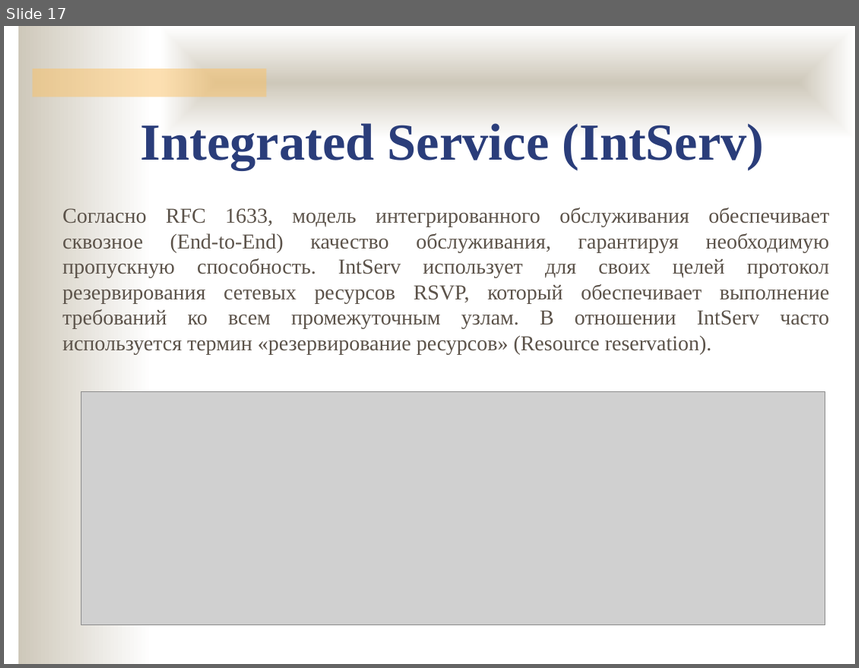
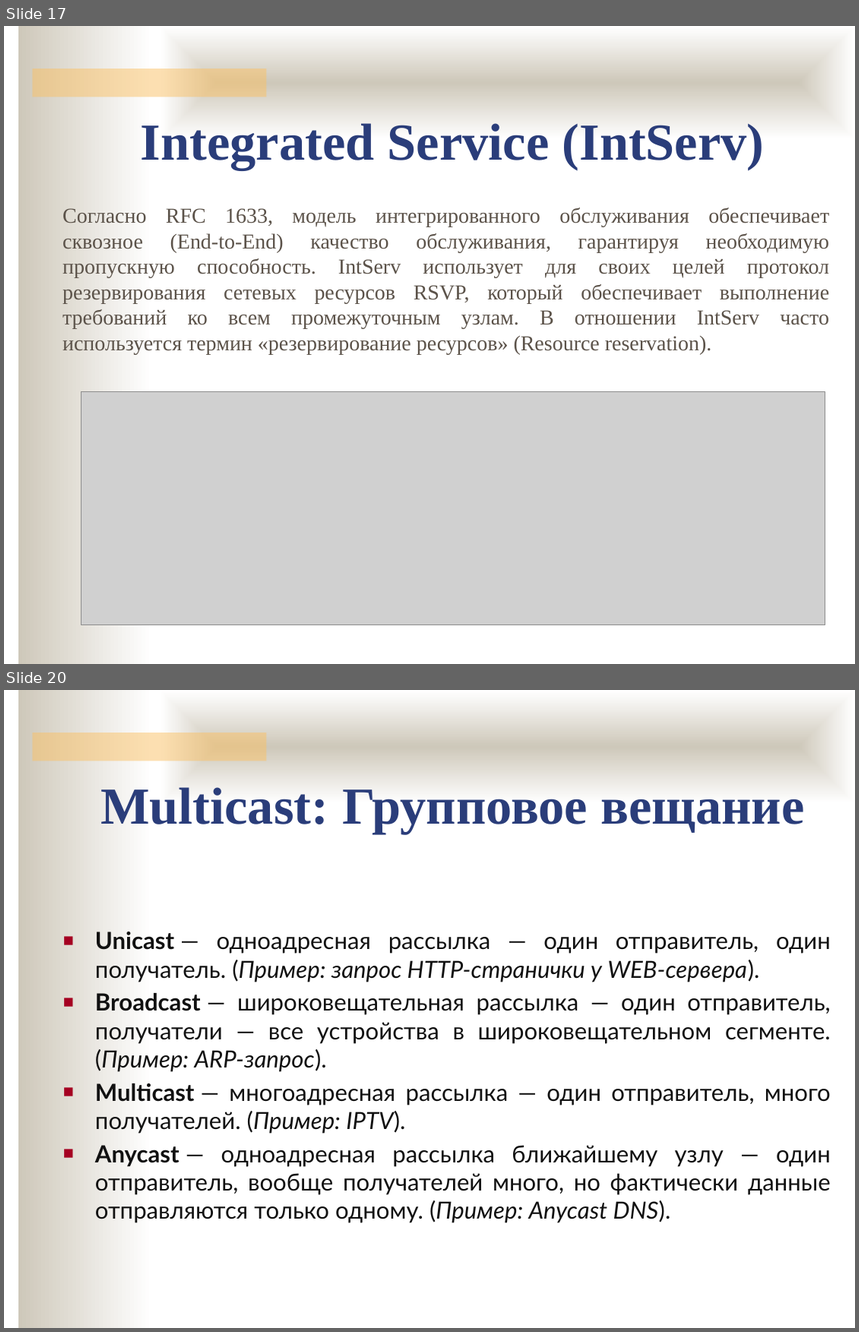
Before and after one commit to ukoloff/nets, a slide deck: lecture/L3+.pptx. Shown one above the other, each under a label of ours: slide 17 before the commit, slides 17 and 20 after it; the slides between them are not shown. The pictures are 859x668 and 859x1332 pixels, drawn with LibreOffice and Linux fonts; fonts in the diff are those of the drawing; grey boxes stand for pictures; background and template pictures are left out. Boxes give left, top, right and bottom in pixels: in the first picture for what was removed or moved away, otherwise in the second. Text is boxed around its words. In the diff, an @@ line names an element or a change of style, - is before the commit and + after.

Commit message:
+Multicast

```diff
--- a/lecture/L3+.pptx
+++ b/lecture/L3+.pptx
@@ slide 20 added at [4,690,855,1328], background #FFFFFF; not listed: 3 template elements that a slide beside it also shows @@
@@ text added at [101,787,804,834], 44 pt, text #2A3D7A, bold @@
+Multicast: Групповое вещание
@@ text added at [95,932,831,1224], 20 pt, text #111111 @@
+■ Unicast — одноадресная рассылка — один отправитель, один получатель. (Пример: запрос HTTP-странички у WEB-сервера).
+■ Broadcast — широковещательная рассылка — один отправитель, получатели — все устройства в широковещательном сегменте. (Пример: ARP-запрос).
+■ Multicast — многоадресная рассылка — один отправитель, много получателей. (Пример: IPTV).
+■ Anycast — одноадресная рассылка ближайшему узлу — один отправитель, вообще получателей много, но фактически данные отправляются только одному. (Пример: Anycast DNS).
```
Also in this commit, not shown: 4 slides changed, 9 other slides added.
